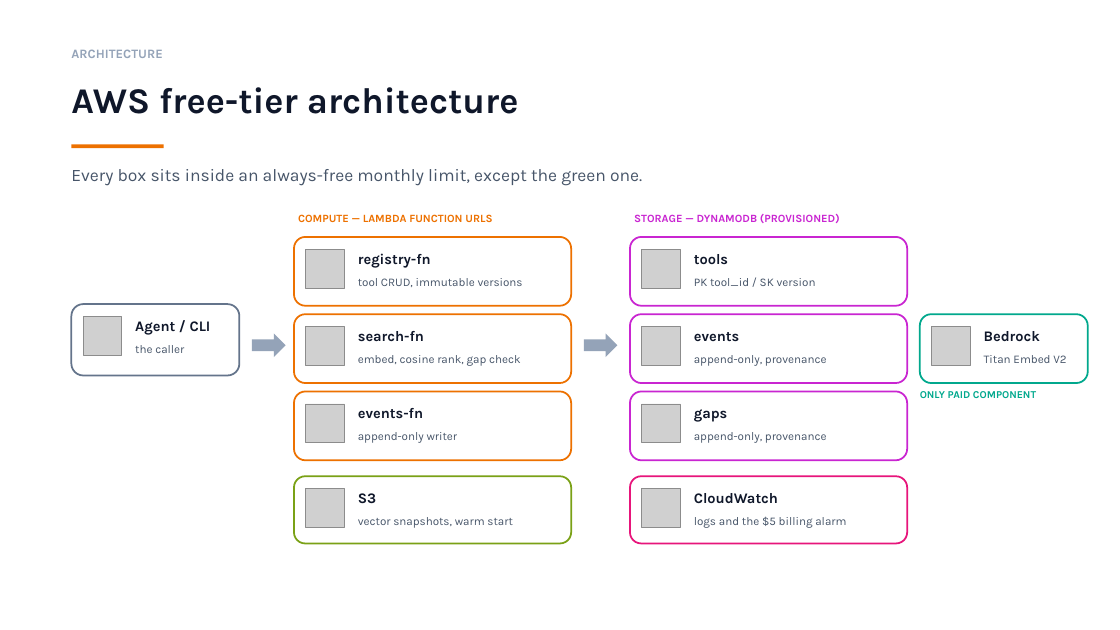
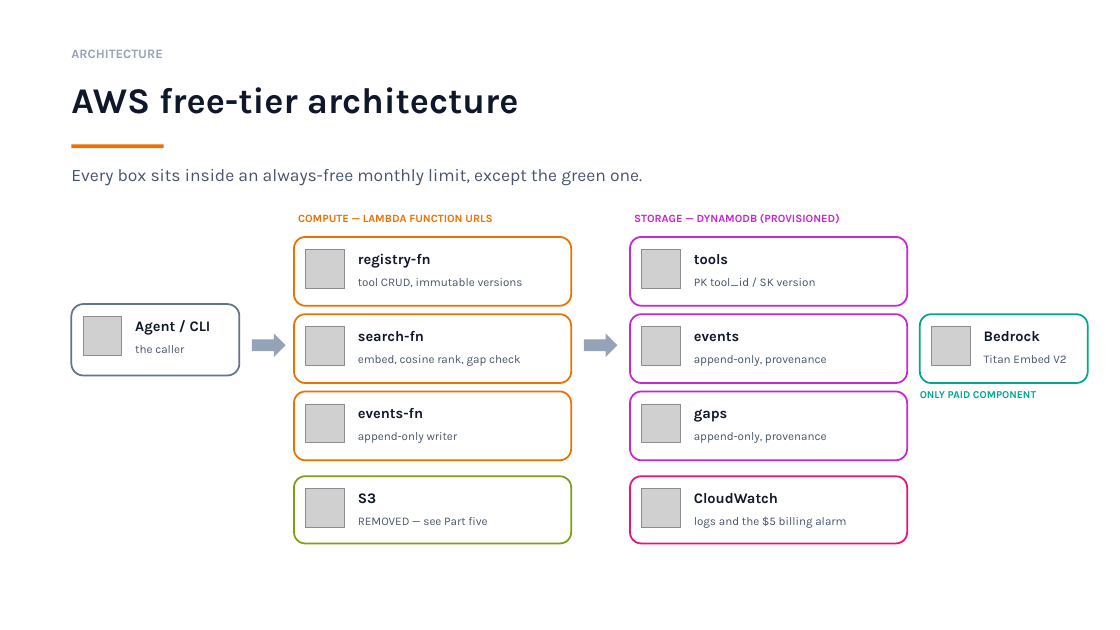
Before and after one commit to Endlessandothers/Endlessproject, a slide deck: slide 11 of docs/plans/endless-phase-0-v3.pptx. Drawn at 1120x630 pixels with LibreOffice and Linux fonts; fonts in the diff are those of the drawing; grey boxes stand for pictures. Boxes give left, top, right and bottom in pixels: in the first picture for what was removed or moved away, otherwise in the second. Text is boxed around its words. In the diff, an @@ line names an element or a change of style, - is before the commit and + after.

```diff
--- a/docs/plans/endless-phase-0-v3.pptx
+++ b/docs/plans/endless-phase-0-v3.pptx
@@ text at bbox=[358, 517, 487, 525]: text changed @@
-vector snapshots, warm start
+REMOVED — see Part five
```
Also in this commit, not shown: 9 other slides changed, 6 slides added.
